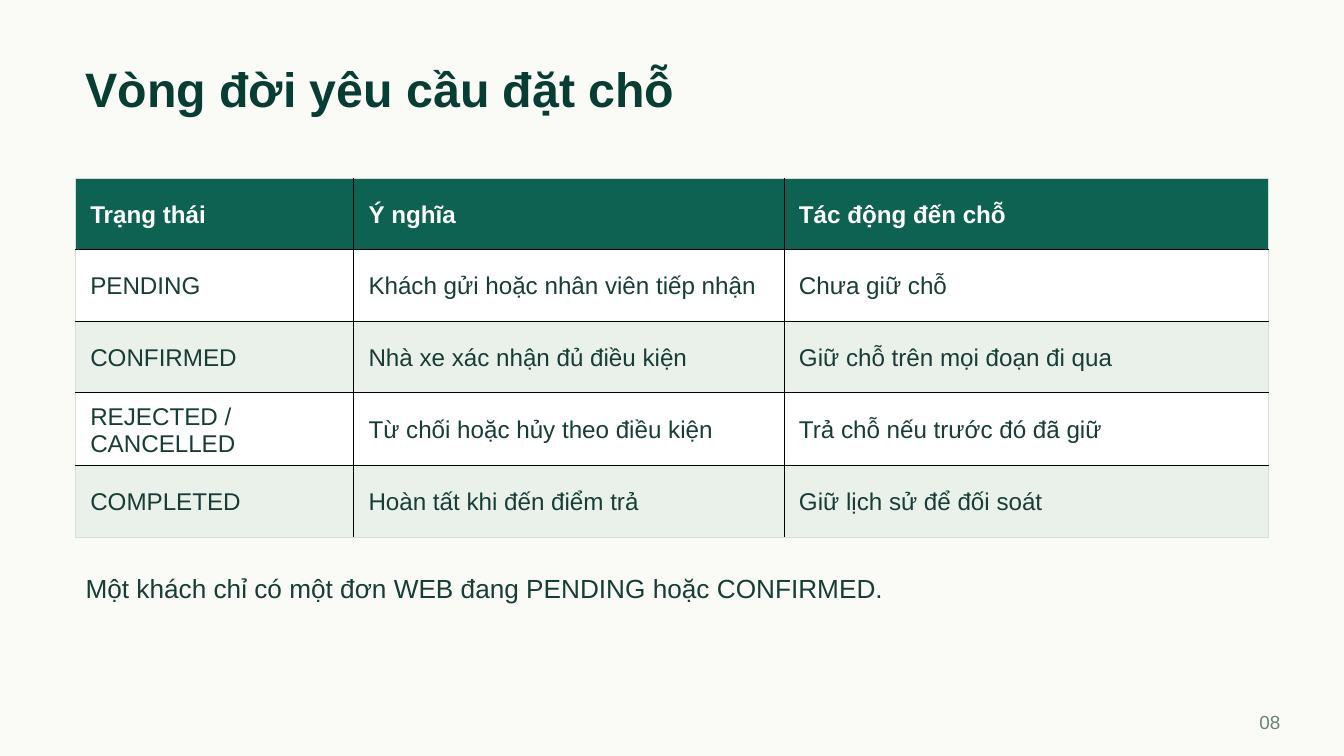
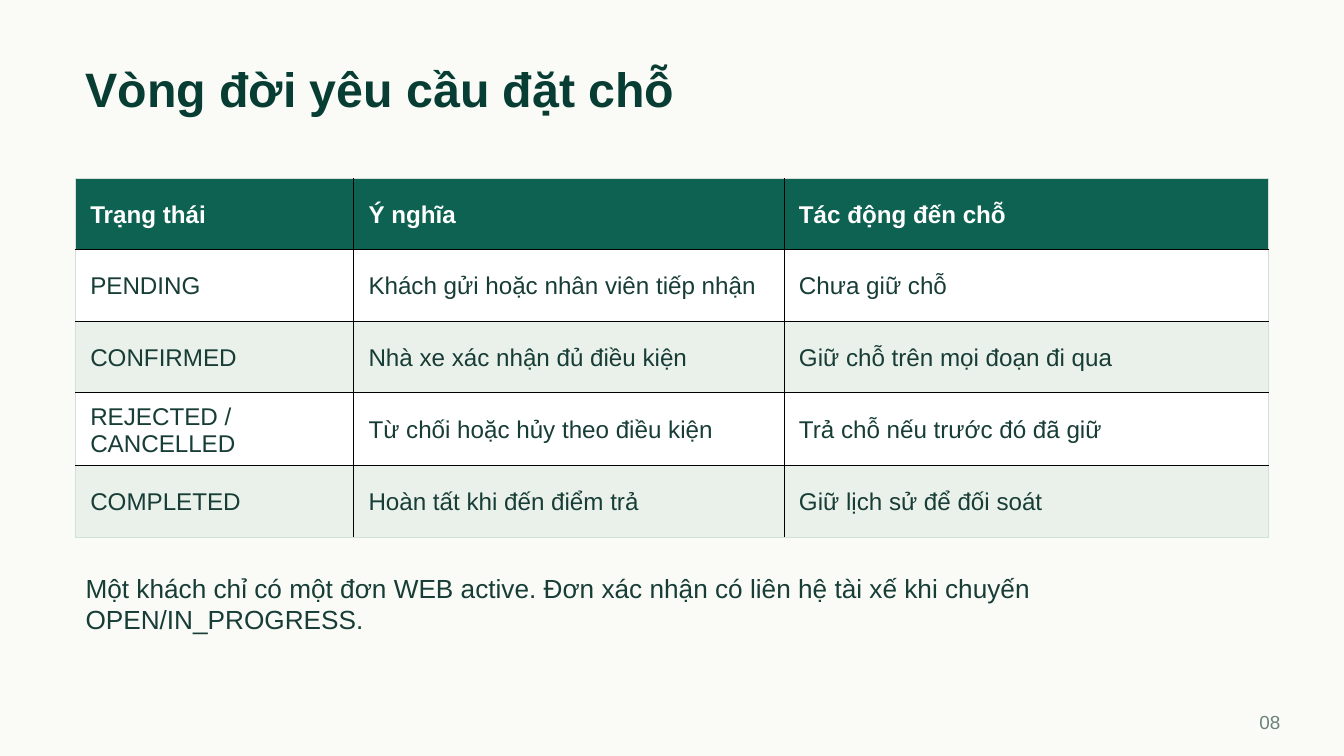
Before and after one commit to hieuv526034/vietroute-web, a slide deck: slide 8 of docs/05-ke-hoach/bao-cao/Thuyet_trinh_VietRoute.pptx. Drawn at 1344x756 pixels with LibreOffice and Linux fonts; fonts in the diff are those of the drawing. Boxes give left, top, right and bottom in pixels: in the first picture for what was removed or moved away, otherwise in the second. Text is boxed around its words. In the diff, an @@ line names an element or a change of style, - is before the commit and + after.

Commit message:
Đồng bộ slide và kịch bản demo liên hệ tài xế (docs)
Bổ sung liên hệ hai phía, đồng bộ 80 test JavaScript và 20 kịch bản thủ công; giữ 28 slide cùng các ô danh tính trống. Ghi rõ trạng thái PR181/182 và giới hạn bản Word cũ.

Kiểm tra: render slide, so sánh bản gốc, finalizer không warning; format, format:check, rules, 233 liên kết/24 tài liệu và diff-check đạt.

```diff
--- a/docs/05-ke-hoach/bao-cao/Thuyet_trinh_VietRoute.pptx
+++ b/docs/05-ke-hoach/bao-cao/Thuyet_trinh_VietRoute.pptx
@@ text at (86, 578, 1029, 635): text changed @@
-Một khách chỉ có một đơn WEB đang PENDING hoặc CONFIRMED.
+Một khách chỉ có một đơn WEB active. Đơn xác nhận có liên hệ tài xế khi chuyến OPEN/IN_PROGRESS.
```
Also in this commit, not shown: 2 other slides changed, 3 other files.
